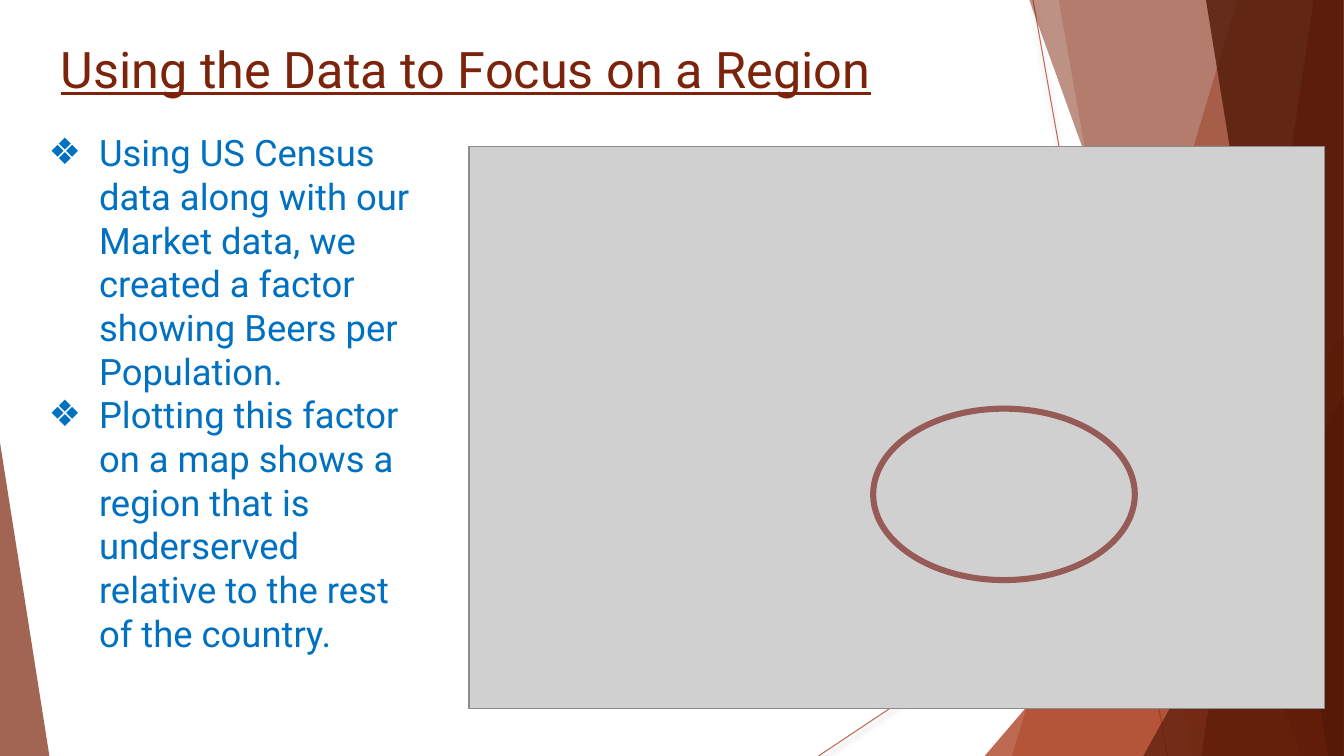
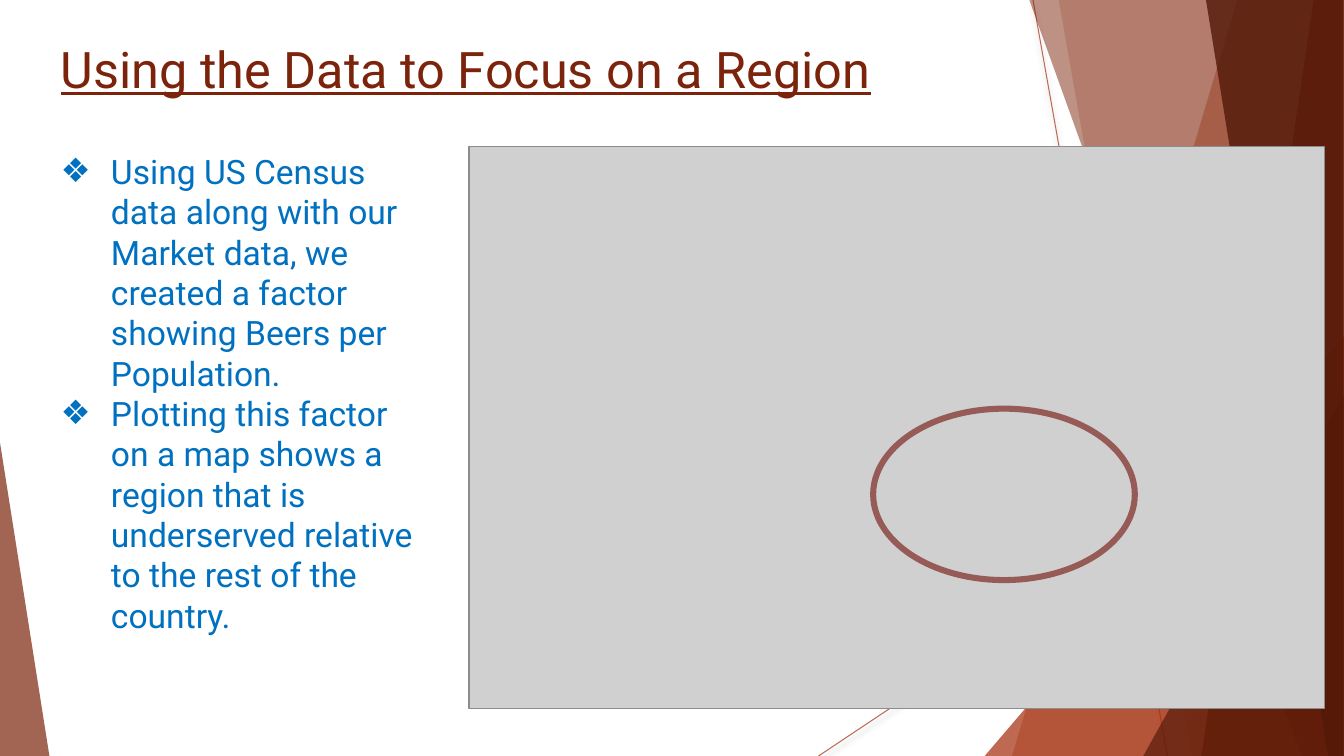
Before and after one commit to Wu-Sophia/BeerAnalysis, a slide deck: slide 15 of DataDynamos_BeerMarketingPresentation.pptx. Drawn at 1344x756 pixels with LibreOffice and Linux fonts; fonts in the diff are those of the drawing; grey boxes stand for pictures. Boxes give left, top, right and bottom in pixels: in the first picture for what was removed or moved away, otherwise in the second. Text is boxed around its words. In the diff, an @@ line names an element or a change of style, - is before the commit and + after.

```diff
--- a/DataDynamos_BeerMarketingPresentation.pptx
+++ b/DataDynamos_BeerMarketingPresentation.pptx
@@ text "Using US Census data along ...": place and size @@
-text "Using US Census data along ..." at [99,139,409,655]
+text "Using US Census data along ..." at [111,159,412,635]
@@ text "Using US Census data along ..." at [111,159,412,635]: size 26 to 24 pt @@
```
Also in this commit, not shown: 6 other slides changed.
